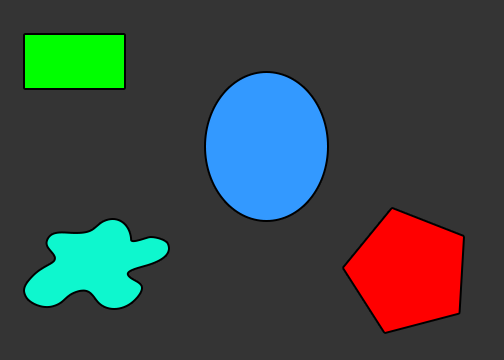
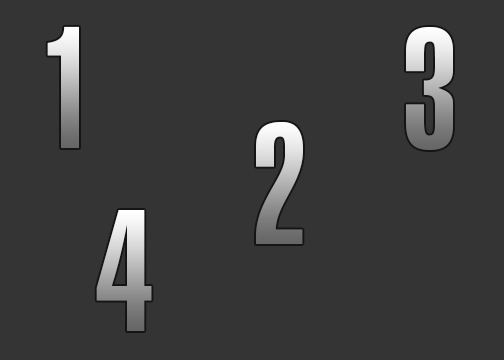
The second 504 x 360 image is a revision of the first. Changes to its layers:
painted on "1", unmasked it over [left=25, top=26, right=124, bottom=148]
painted on "2", unmasked it over [left=206, top=73, right=327, bottom=244]
painted on "3", unmasked it over [left=25, top=26, right=453, bottom=308]
painted on "4", unmasked it over [left=96, top=209, right=463, bottom=332]
